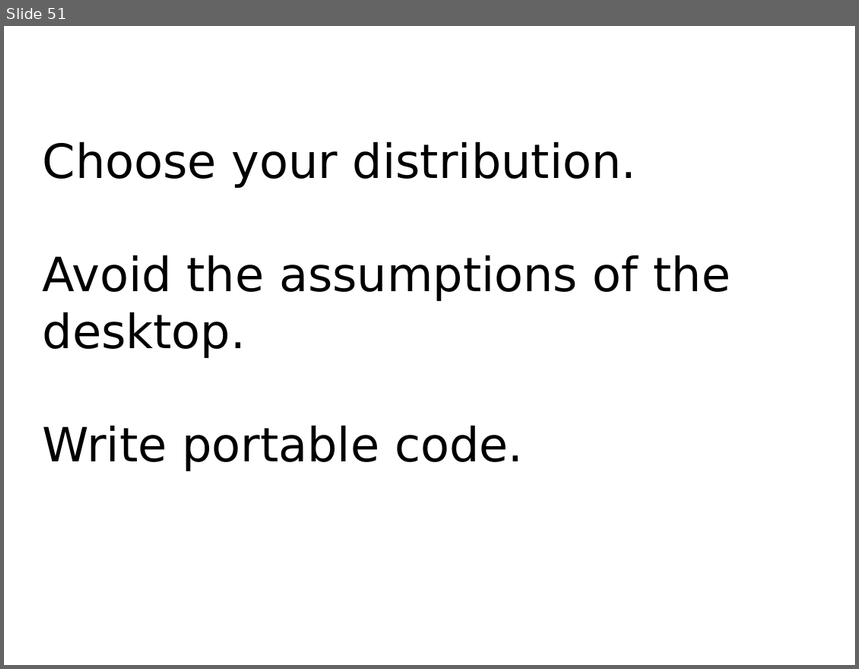
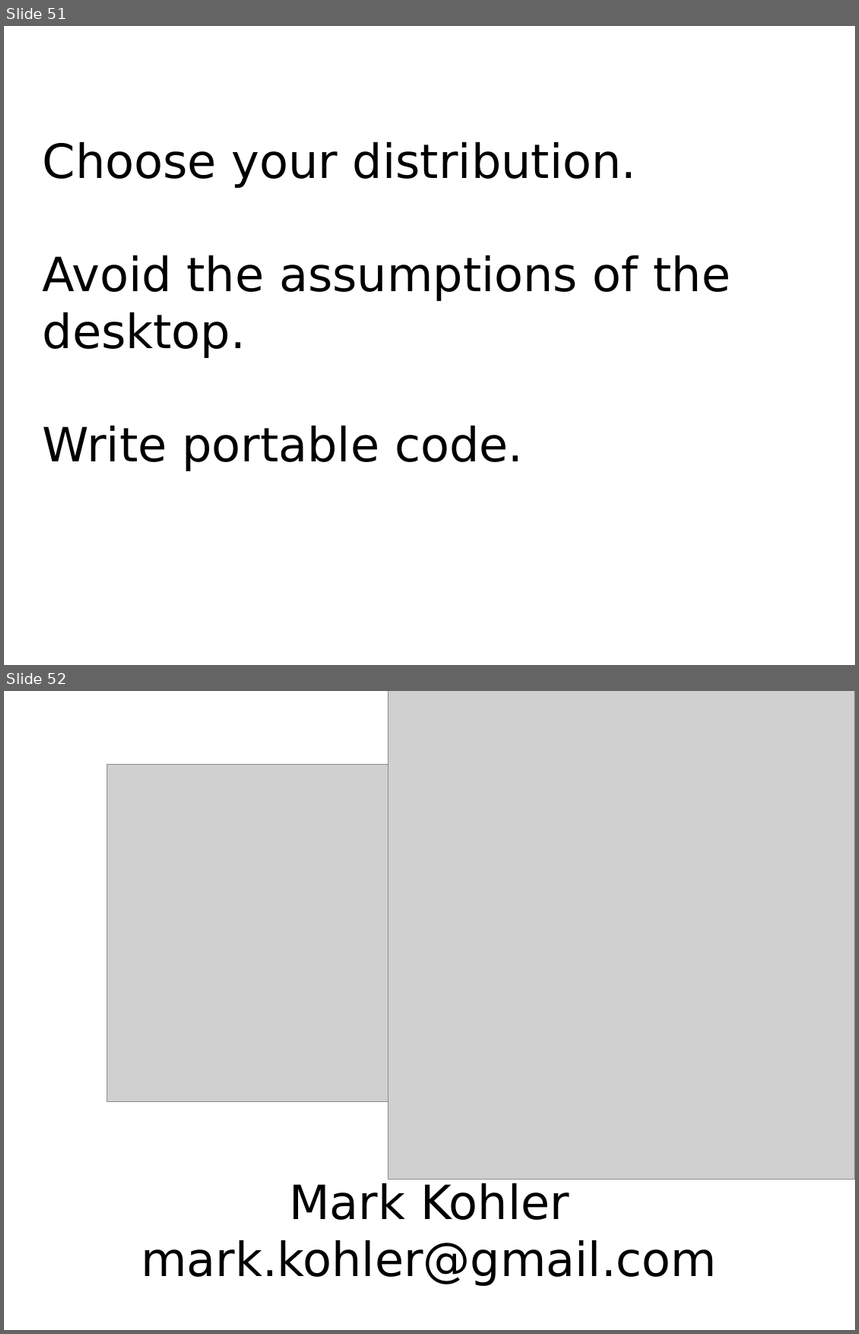
Before and after one commit to mkohler/embedded_python_presentation, a slide deck: embedded_python.odp. Shown one above the other, each under a label of ours: slide 51 before the commit, slides 51 and 52 after it. The pictures are 859x669 and 859x1334 pixels, drawn with LibreOffice and Linux fonts; fonts in the diff are those of the drawing; grey boxes stand for pictures. Boxes give left, top, right and bottom in pixels: in the first picture for what was removed or moved away, otherwise in the second. Text is boxed around its words. In the diff, an @@ line names an element or a change of style, - is before the commit and + after.

```diff
--- a/embedded_python.odp
+++ b/embedded_python.odp
@@ slide 52 added at (x1=4, y1=691, x2=855, y2=1330), background #FFFFFF @@
@@ picture added at (x1=388, y1=691, x2=855, y2=1179) @@
@@ picture added at (x1=107, y1=765, x2=389, y2=1101) @@
@@ title added at (x1=141, y1=1183, x2=717, y2=1286), 44 pt, text #000000 @@
+Mark Kohler
+mark.kohler@gmail.com
```
Also in this commit, not shown: 1 slide changed, 2 slides removed.
